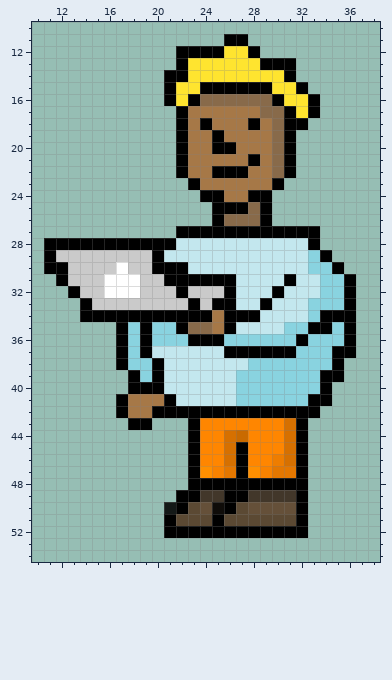
A pixel-art sprite gets an edit: Assets/Art/Characters/Nerd.png. Above: the version before the commit.
The file is 64x64 pixels. Pixels under 10% opacity are left out. Colours within 5 levels of each other are drawn and written as one. Shown: x 10..38, y 10..54.
Once edited:
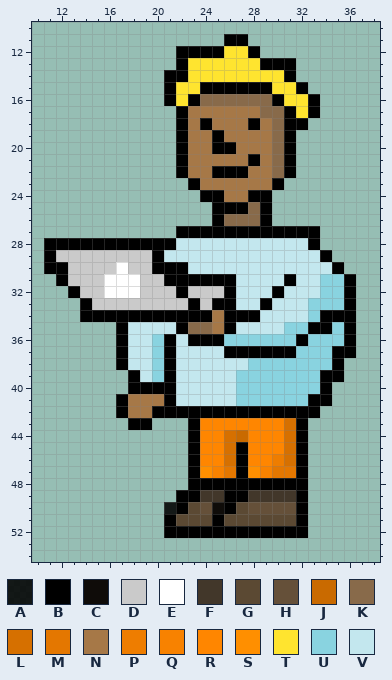
Palette (. is transparent): A #000000df  B #000000  C #0f0c09  D #cacaca  E #ffffff  F #42372a  G #5b4933  H #655039  J #c96a00  K #886a4a  L #d67000  M #e47700  N #a67847  P #ee7d00  Q #f88200  R #ff8600  S #ff8f00  T #ffe42f  U #89d3e0  V #c3e7ee
Edits made:
The edit turns colour U into colour B in row 36 at x 21.
The edit turns colour V into colour B in rows 37 to 40 at x 21.
The edit turns colour B into colour U in rows 38 to 39 at x 20.
The edit turns colour V into colour U in row 37 at x 20.
The edit turns colour B into colour V in rows 35 to 37 at x 19.
The edit turns colour U into colour V in row 29 at x 33; in row 30 at x 33 to 34; in row 35 at x 18 and 20 to 21; in row 36 at x 18 and 22; in row 37 at x 18; in row 38 at x 18 to 19.
The edit turns colour U into colour V in row 39 at x 19.
